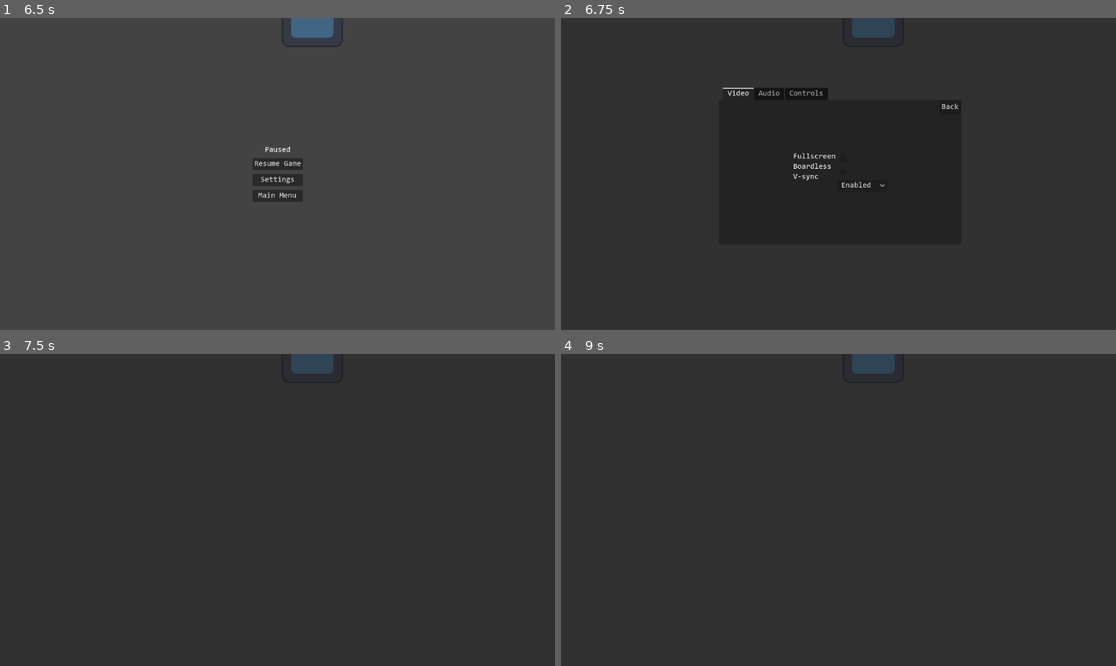
Above: before the commit, frames 1-4 (two rows, left to right).
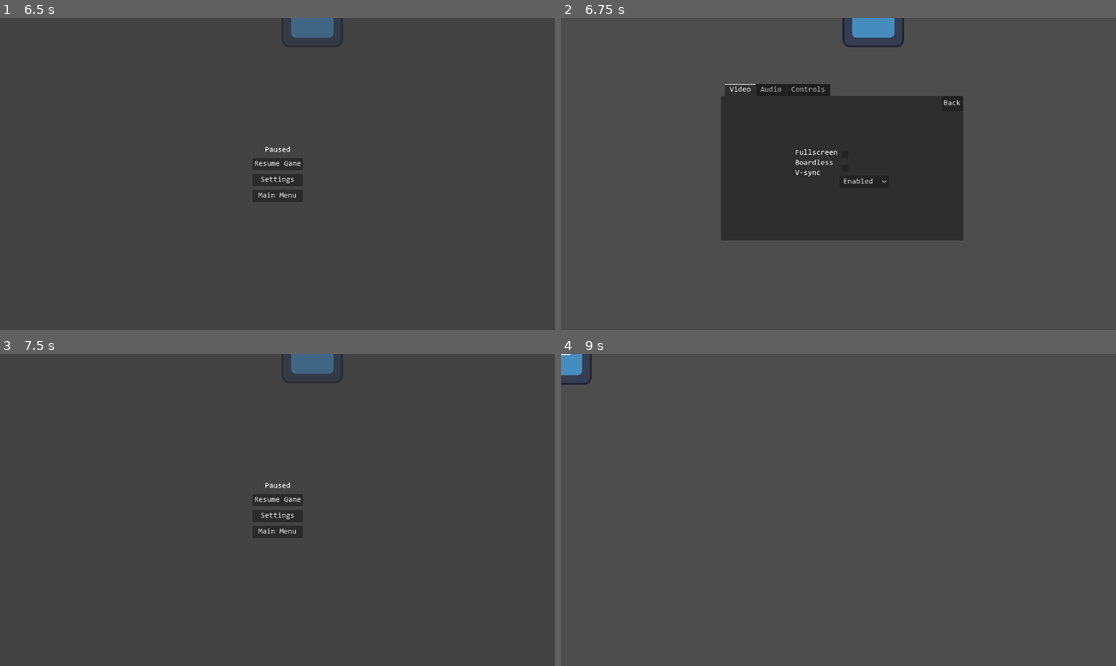
Above: after the commit, the same moments.

Repository: YogiWiguna/Main_Menu-14-1-2024-
Game: Godot game, scene res://scenes/Main Menu/main_menu.tscn
Same seed, same stepped clock (60 frames per second), same inputs: the game is played once before the commit and once after it. The engine's default icon, where the game draws it, is replaced by a stand-in: a white triangle on a blue panel in a dark square.
Inputs (mouse positions are in pixels of both pictures, inside the frame that each line leads up to):
- Up to frame 1 (6.5 s): click "Options" at 0.5 s; click "Back" at 1.25 s; click "Start" at 2 s; tap Enter at 2.75 s; move the mouse to (399, 158) at 2.77 s; hold D (move_right) 2.78-3.53 s; click (399, 158) at 2.85 s; move the mouse to (166, 189) at 3.52 s; hold S (move_down) 3.53-4.28 s; click (166, 189) at 3.6 s; move the mouse to (333, 105) at 4.27 s; hold D (move_right) 4.28-5.03 s; click (333, 105) at 4.35 s; move the mouse to (249, 236) at 5.02 s; hold W (move_up) 5.03-5.78 s; click (249, 236) at 5.1 s; move the mouse to (444, 220) at 5.77 s; hold A (move_left) from 5.78 s (still down); click (444, 220) at 5.85 s; tap Escape (ui_cancel) at 6.4 s
- Up to frame 2 (6.75 s): release A (move_left) at 6.5 s; click "Settings" at 6.5 s
- Up to frame 3 (7.5 s): click "Back" at 7.25 s
- Up to frame 4 (9 s): click (838, 531) at 8 s, where only the run after the commit has a clickable "Main Menu"; click (838, 591) at 8.75 s, where only the run after the commit has a clickable "Start"

Frame 1 is identical in both runs. In frame 2, 80% of the frame differs, in the area x 0-100%, y 0-100%; in frame 3, 0.7%; in frame 4, 100%.
Error before the commit: Attempt to call function 'show' in base 'null instance' on a null instance. (res://scenes/Main)

Commit message:
update keybinds and setting show

Diff:
--- /dev/null
+++ b/GlobalScript/Global.gd
@@ -0,0 +1,3 @@
+extends Node
+
+var settings
--- a/project.godot
+++ b/project.godot
@@ -22,6 +22,7 @@
 [autoload]
 
 Persistence="*res://GlobalScript/persistence.gd"
+Global="*res://GlobalScript/Global.gd"
 
 [input]
 
--- a/scenes/Action Button/input_button.tscn
+++ b/scenes/Action Button/input_button.tscn
@@ -1,6 +1,4 @@
-[gd_scene load_steps=5 format=3 uid="uid://rjqb5h7lykod"]
-
-[ext_resource type="Theme" uid="uid://cwnrmxn0gcsms" path="res://scenes/default_theme.tres" id="1_mcr11"]
+[gd_scene load_steps=4 format=3 uid="uid://rjqb5h7lykod"]
 
 [sub_resource type="StyleBoxFlat" id="StyleBoxFlat_ujwp0"]
 bg_color = Color(0, 0, 0, 0.392157)
@@ -17,7 +15,6 @@
 offset_bottom = 8.0
 grow_horizontal = 2
 focus_mode = 0
-theme = ExtResource("1_mcr11")
 theme_override_styles/normal = SubResource("StyleBoxFlat_ujwp0")
 theme_override_styles/hover = SubResource("StyleBoxFlat_2s1pq")
 theme_override_styles/pressed = SubResource("StyleBoxFlat_2s1pq")
--- a/scenes/Levels/level.tscn
+++ b/scenes/Levels/level.tscn
@@ -8,26 +8,13 @@
 
 [node name="Player" parent="." instance=ExtResource("1_25mqu")]
 
-[node name="CanvasLayer" type="CanvasLayer" parent="."]
+[node name="Pause" type="CanvasLayer" parent="."]
 
-[node name="PauseMenu" parent="CanvasLayer" instance=ExtResource("4_tkd0o")]
+[node name="PauseMenu" parent="Pause" instance=ExtResource("4_tkd0o")]
 visible = false
 
-[node name="CanvasLayer2" type="CanvasLayer" parent="."]
+[node name="Setting" type="CanvasLayer" parent="."]
 layer = 2
 
-[node name="ColorRect" type="ColorRect" parent="CanvasLayer2"]
+[node name="Settings" parent="Setting" instance=ExtResource("3_ci515")]
 visible = false
-self_modulate = Color(0.141176, 0.141176, 0.141176, 0.686275)
-anchors_preset = 15
-anchor_right = 1.0
-anchor_bottom = 1.0
-grow_horizontal = 2
-grow_vertical = 2
-
-[node name="Settings" parent="CanvasLayer2" instance=ExtResource("3_ci515")]
-visible = false
-offset_left = 328.0
-offset_top = 145.0
-offset_right = -321.0
-offset_bottom = -178.0
--- a/scenes/Main Menu/back_button.gd
+++ b/scenes/Main Menu/back_button.gd
@@ -2,8 +2,9 @@
 
 @onready var settings = $"../.."
 @onready var main_menu = get_node("/root/MainMenu/UI/MainMenu")
+@onready var pause_menu = get_node("/root/Level/Pause/PauseMenu")
 
 
 func _on_pressed():
 	settings.hide()
-	main_menu.show()
+	Global.settings.show()
--- a/scenes/Main Menu/controls.gd
+++ b/scenes/Main Menu/controls.gd
@@ -56,7 +56,10 @@
 		if events.size() > 0:
 			if events[0] is InputEventKey:
 				#print("Input Event Key")
-				label_input.text = char(screen_type.physical_keycode)
+
+				label_input.text = OS.get_keycode_string(screen_type.physical_keycode)
+				print("Keycode :", label_input.text)
+
 			elif events[0] is InputEventMouseButton :
 
 				label_input.text = mouse_description[screen_type.button_index]
--- a/scenes/Main Menu/options.gd
+++ b/scenes/Main Menu/options.gd
@@ -1,7 +1,10 @@
 extends Button
 
 @onready var settings = %Settings
+@onready var main_menu = %MainMenu
 
+func _ready():
+	Global.settings = main_menu
 
 func _on_pressed():
 	settings.show()
--- a/scenes/Pause Menu/pause_menu.gd
+++ b/scenes/Pause Menu/pause_menu.gd
@@ -1,7 +1,7 @@
 extends Control
 
-@onready var settings = $"../../CanvasLayer2/Settings"
-@onready var color_rect = $"../../CanvasLayer2/ColorRect"
+@onready var settings = $"../../Setting/Settings"
+
 
 var is_paused: bool = false:
 	set = set_paused
@@ -9,7 +9,6 @@
 func _unhandled_input(event):
 	if event.is_action_pressed("ui_cancel"):
 		is_paused = !is_paused
-
 
 
 func set_paused(value:bool):
@@ -21,11 +20,10 @@
 func _on_resume_button_pressed():
 	is_paused = false
 
-
 func _on_setting_button_pressed():
 	settings.show()
-	color_rect.show()
 	self.hide()
+	Global.settings = self
 
 func _on_main_menu_button_pressed():
 	get_tree().change_scene_to_file("res://scenes/Main Menu/main_menu.tscn")
